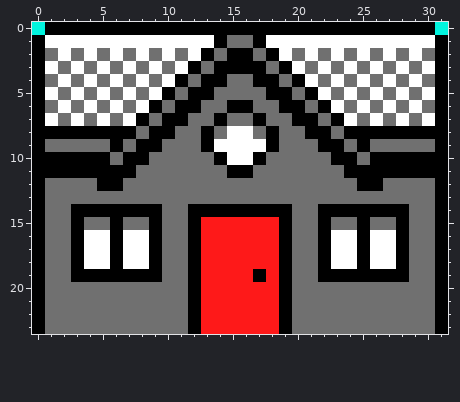
Two states of a pixel-art sprite, assets/images/house/house.png. The first picture shows the starting point.
The file is 32x24 pixels.
The result:
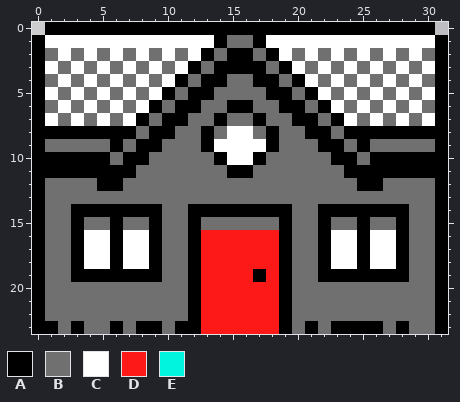
Palette (. is transparent): A #000000  B #707070  C #ffffff  D #fe1919  E #01f4de
The edit:
Colour A replaces colour B in row 23 at x 1, 3, 6, 8 to 9, 11, 21, 23 to 26 and 28.
Colour B replaces colour D in row 15 at x 13 to 18.
The author cleared colour E in row 0 at x 0 and 31.
Changed places in both pictures, as pixel boxes (x1, y1, x2, y2):
erased: (32, 22, 45, 35)
erased: (435, 22, 448, 35)
changed: (201, 217, 279, 230)
changed: (45, 321, 188, 334)
changed: (305, 321, 409, 334)
